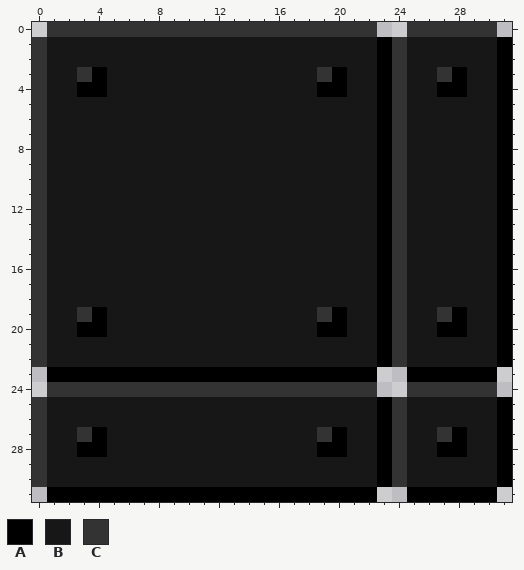
A pixel-art sprite gets an edit: Assets/Art/foreground_tiles_8x8.png. The first picture shows the starting point.
The file is 32x32 pixels.
Palette (. is transparent): A #000000  B #171717  C #333333
Pixels before, first column x 0:
 0 .CCCCCCCCCCCCCCCCCCCCCC..CCCCCC.
 1 CBBBBBBBBBBBBBBBBBBBBBBACBBBBBBA
 2 CBBBBBBBBBBBBBBBBBBBBBBACBBBBBBA
 3 CBBCABBBBBBBBBBBBBBCABBACBBCABBA
 4 CBBAABBBBBBBBBBBBBBAABBACBBAABBA
 5 CBBBBBBBBBBBBBBBBBBBBBBACBBBBBBA
 6 CBBBBBBBBBBBBBBBBBBBBBBACBBBBBBA
 7 CBBBBBBBBBBBBBBBBBBBBBBACBBBBBBA
 8 CBBBBBBBBBBBBBBBBBBBBBBACBBBBBBA
 9 CBBBBBBBBBBBBBBBBBBBBBBACBBBBBBA
10 CBBBBBBBBBBBBBBBBBBBBBBACBBBBBBA
11 CBBBBBBBBBBBBBBBBBBBBBBACBBBBBBA
12 CBBBBBBBBBBBBBBBBBBBBBBACBBBBBBA
13 CBBBBBBBBBBBBBBBBBBBBBBACBBBBBBA
14 CBBBBBBBBBBBBBBBBBBBBBBACBBBBBBA
15 CBBBBBBBBBBBBBBBBBBBBBBACBBBBBBA
16 CBBBBBBBBBBBBBBBBBBBBBBACBBBBBBA
17 CBBBBBBBBBBBBBBBBBBBBBBACBBBBBBA
18 CBBBBBBBBBBBBBBBBBBBBBBACBBBBBBA
19 CBBCABBBBBBBBBBBBBBCABBACBBCABBA
20 CBBAABBBBBBBBBBBBBBAABBACBBAABBA
21 CBBBBBBBBBBBBBBBBBBBBBBACBBBBBBA
22 CBBBBBBBBBBBBBBBBBBBBBBACBBBBBBA
23 .AAAAAAAAAAAAAAAAAAAAAA..AAAAAA.
24 .CCCCCCCCCCCCCCCCCCCCCC..CCCCCC.
25 CBBBBBBBBBBBBBBBBBBBBBBACBBBBBBA
26 CBBBBBBBBBBBBBBBBBBBBBBACBBBBBBA
27 CBBCABBBBBBBBBBBBBBCABBACBBCABBA
28 CBBAABBBBBBBBBBBBBBAABBACBBAABBA
29 CBBBBBBBBBBBBBBBBBBBBBBACBBBBBBA
30 CBBBBBBBBBBBBBBBBBBBBBBACBBBBBBA
31 .AAAAAAAAAAAAAAAAAAAAAA..AAAAAA.
And afterwards:
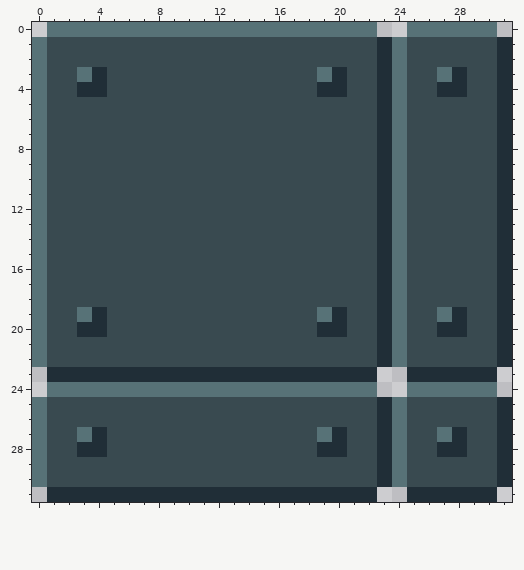
From old to new:
Colour A changes from #000000 to #202e37.
Colour B changes from #171717 to #394a50.
Colour C changes from #333333 to #577277.
Where, in picture pixels (left, top, right, bottom), the same in both pictures:
changed: (32, 22, 512, 502)
